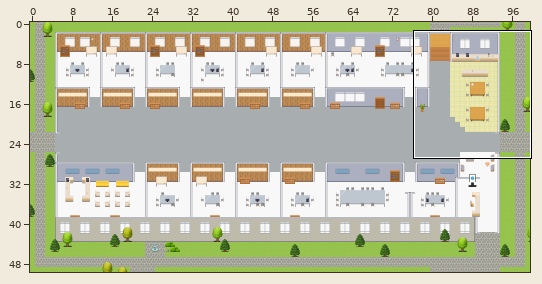
Tiled map (JSON), stored at maps/PH-Customer-Engagement-Platform-Field-Engagement.tmj. The first picture is a wide view before the edit; the outline marks the close-up.
Close-up. Old version:
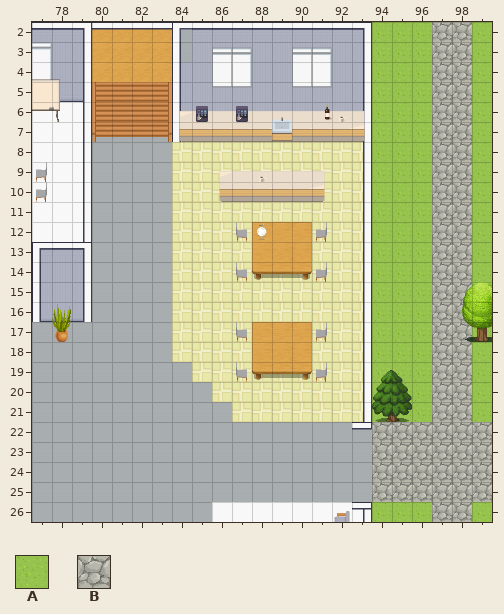
Cells are 32x32 px. Shown: x 77..99, y 2..26. The commit also changed other parts of the map, which this record leaves out.
Key: from "Exterior": A 629, B 638.
_ is an empty cell, # one hidden under a higher layer.
Layers that did not change in this view are not listed.
Layer "outside" before, first column x 77:
 2 #################AAABBA
 3 #################AAABBA
 4 #################AAABBA
 5 #################AAABBA
 6 #################AAABBA
 7 #################AAABBA
 8 #################AAABBA
 9 #################AAABBA
10 #################AAABBA
11 #################AAABBA
12 #################AAABBA
13 #################AAABBA
14 #################AAABBA
15 #################AAABBA
16 #################AAABB#
17 #################AAABBA
18 #################AAABBA
19 #################AAABBA
20 #################AAABBA
21 #################AAABBA
22 #################BBBBBB
23 #################BBBBBB
24 #################BBBBBB
25 #################BBBBBB
26 #################AAABBA
New version:
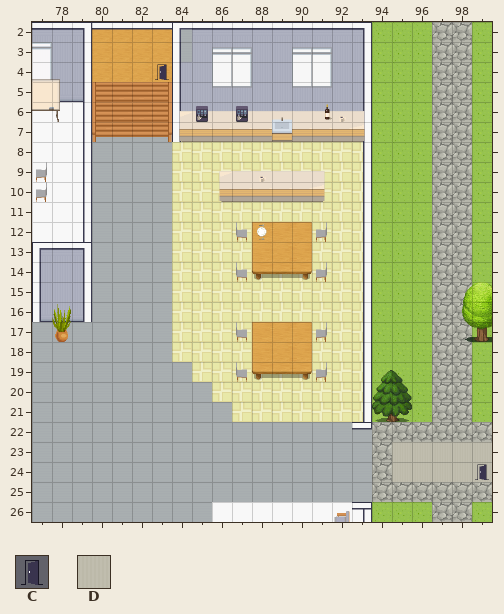
Further tiles: from "User_Zones": C 65; from "room2": D 328.
What changed:
Layer "outside":
y 23..24: x 95..99 BBBBB -> DDDDD
Layer "zones":
y 4: x 83 _ -> C
y 24: x 99 _ -> C
Boxes around the changes in both close-ups, in picture pixels (x1, y1, x2, y2):
added: (155, 64, 169, 80)
changed: (392, 442, 492, 482)
